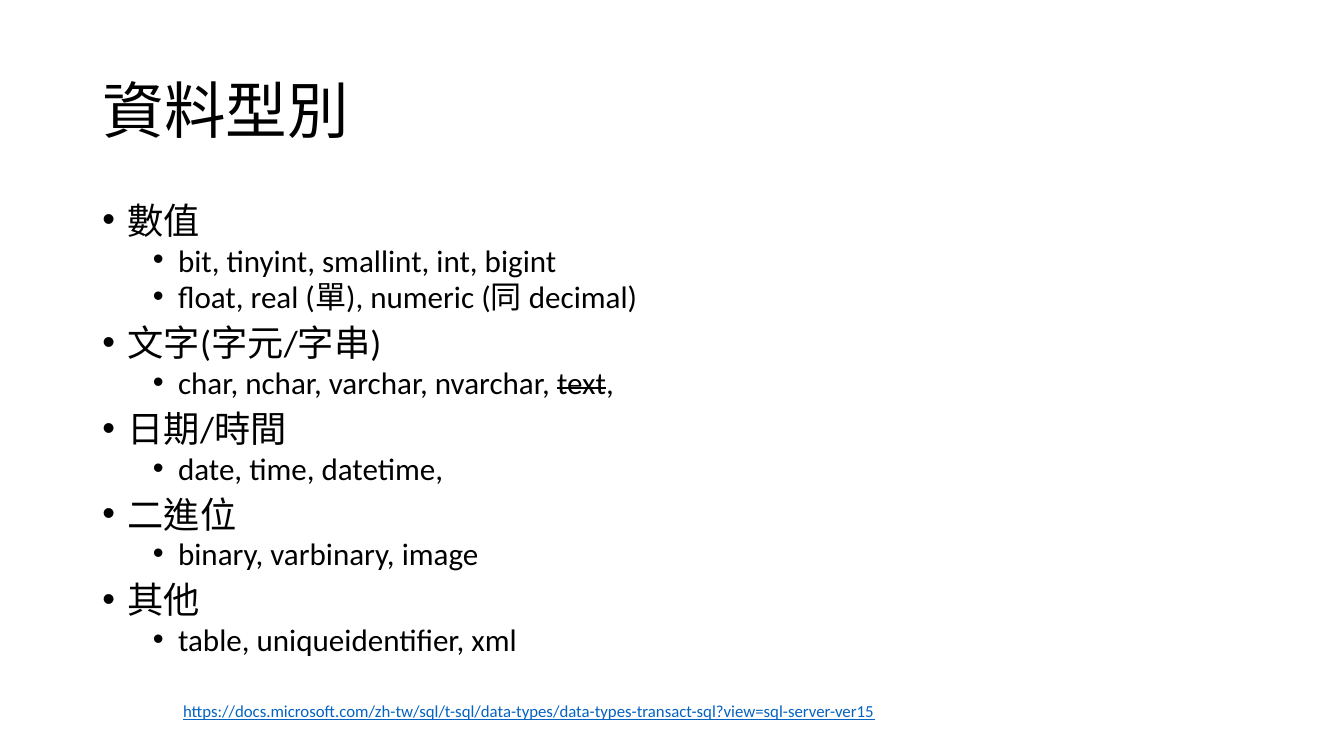
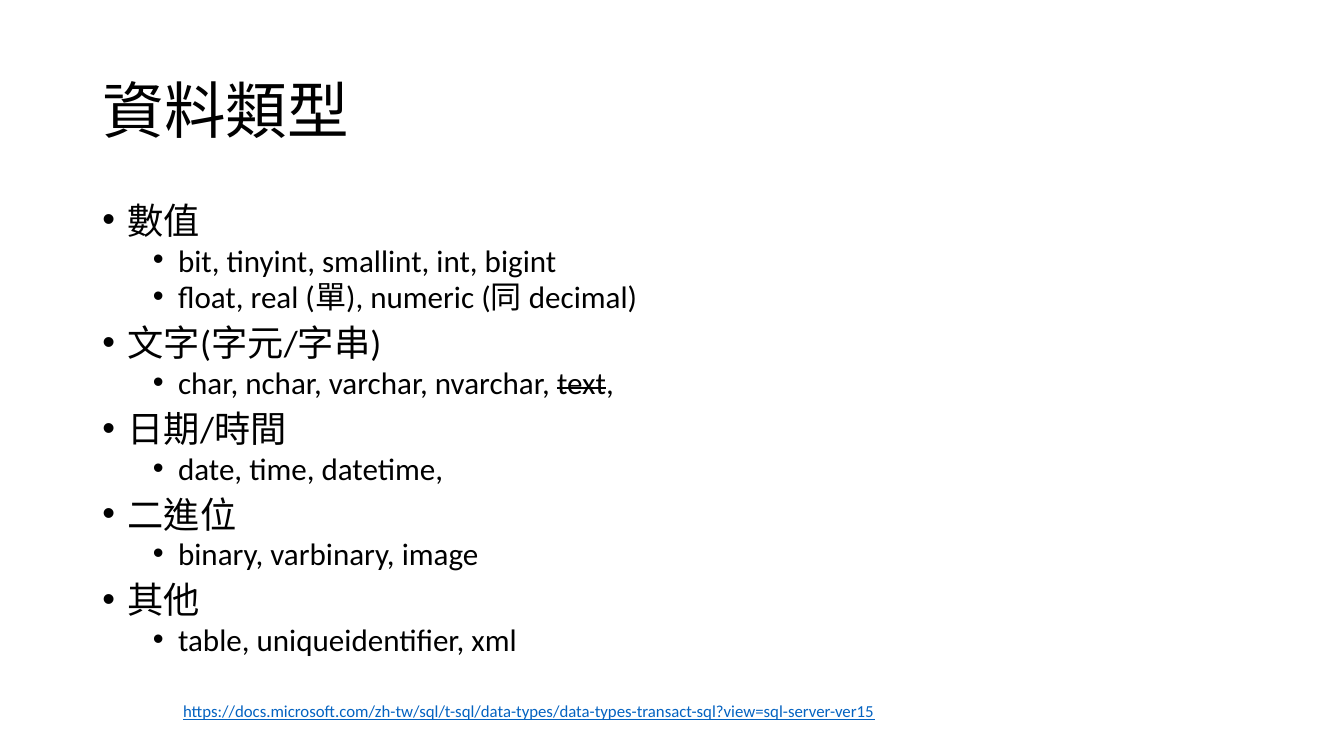
Before and after one commit to RichardHwang886/lession2, a slide deck: slide 9 of sql_db介紹.pptx (slide 8 before the commit). Drawn at 1344x756 pixels with LibreOffice and Linux fonts; fonts in the diff are those of the drawing. Boxes give left, top, right and bottom in pixels: in the first picture for what was removed or moved away, otherwise in the second. Text is boxed around its words. In the diff, an @@ line names an element or a change of style, - is before the commit and + after.

```diff
--- a/sql_db介紹.pptx
+++ b/sql_db介紹.pptx
@@ title at (102, 81, 348, 138): text changed @@
-資料型別
+資料類型
```
Also in this commit, not shown: 2 other slides changed, 2 slides added, 27 other files.
